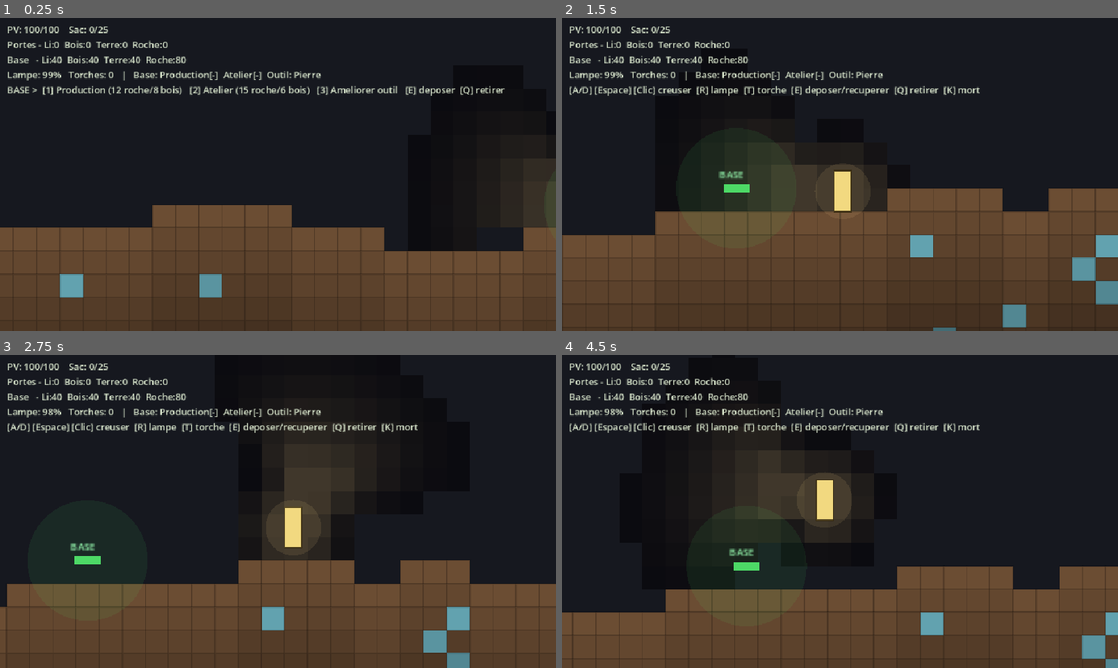
Above: before the commit, frames 1-4 (two rows, left to right).
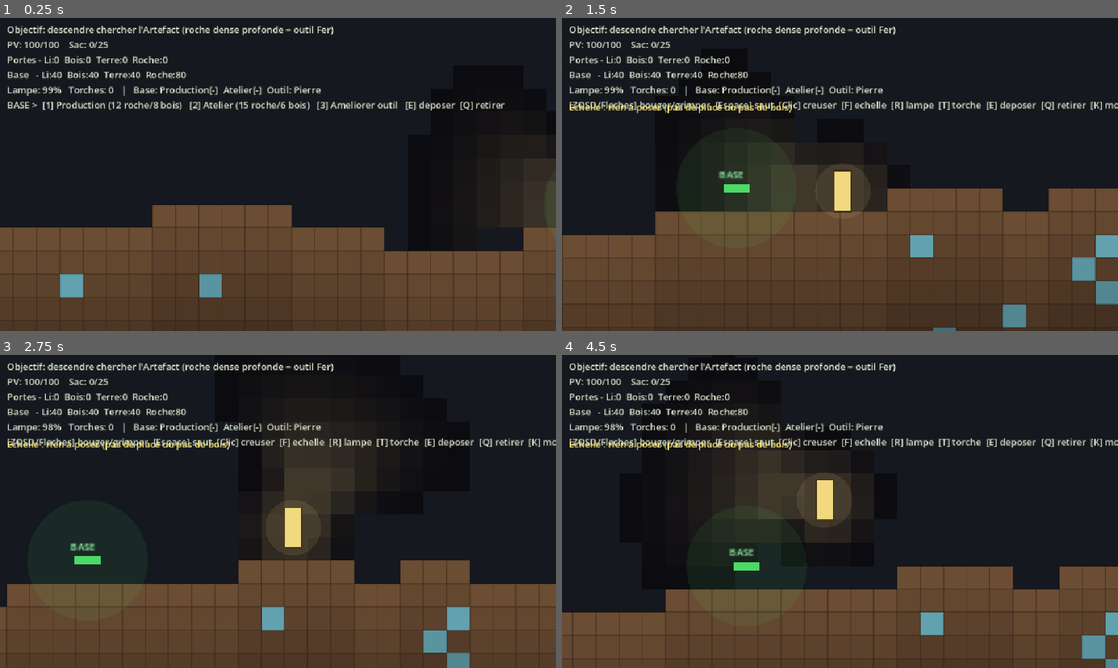
Above: after the commit, the same moments.

Repository: MrAuGIR/lesEnfouis
Game: Godot game, scene res://main.tscn
The game is run twice, just before and just after one commit, with the same random seed, the same clock (stepped at 60 frames per second) and the same inputs.
Inputs (mouse positions are in pixels of both pictures, inside the frame that each line leads up to):
- Up to frame 1 (0.25 s): no input
- Up to frame 2 (1.5 s): tap Enter at 0.5 s; move the mouse to (962, 158) at 0.52 s; hold D 0.53-1.28 s; tap F at 0.6 s; click (962, 158) at 0.67 s; tap Space at 0.77, 1.07 s; tap R at 0.8, 1.35 s; move the mouse to (728, 190) at 1.27 s; hold S from 1.28 s (still down)
- Up to frame 3 (2.75 s): tap Space at 1.52, 1.55, 1.82 s; move the mouse to (333, 442) at 2.02 s; release S at 2.03 s; hold D from 2.03 s (still down); hold Space from 2.03 s (still down); tap F at 2.3 s
- Up to frame 4 (4.5 s): move the mouse to (812, 574) at 2.77 s; release D at 2.78 s; release Space at 2.78 s; hold W 2.78-3.53 s; tap F at 2.85 s; click (812, 574) at 2.92 s; tap Space at 3.02, 3.32 s; tap R at 3.05, 3.6 s; move the mouse to (1006, 558) at 3.52 s; hold Space 3.53-4.28 s; hold A from 3.53 s (still down); move the mouse to (673, 464) at 4.27 s; tap T at 4.35 s

The runs differ from the first frame. In frame 1, 4.8% of the frame differs, in the area x 1-91%, y 2-30%; in frame 2, 5.1%; in frame 3, 5.1%; in frame 4, 5.2%, in the area x 1-100%, y 2-31%.

Commit message:
[proto] jalon 4 - echelle , deplacement, objectif

Diff:
--- a/prototype/scripts/Game.gd
+++ b/prototype/scripts/Game.gd
@@ -19,6 +19,8 @@
 const MOVE_SPEED := 98.0    # px/s
 const GRAVITY := 900.0
 const JUMP_SPEED := 300.0
+const CLIMB_SPEED := 85.0        # vitesse de montée/descente sur une échelle
+const LADDER_MAX := 10           # longueur max d'une pose d'échelle (tuiles, 1 bois/tuile)
 
 const DIG_TIME := 0.28      # s pour creuser 1 bloc de terre (le nerf du game feel)
 const ROCK_MULT := 2.5      # la roche est plus lente
@@ -61,6 +63,12 @@
 const TIER_NAMES := ["Pierre", "Fer", "Acier"]
 const UPGRADE_COST := [{}, {"rock": 15, "lithium": 8}, {"rock": 25, "lithium": 16}]
 
+# --- Objectif (Jalon 4) -----------------------------------------------------
+const HARD_MULT := 4.5            # creusage de la roche dense (très lent)
+const BAND_TOP := AIR_ROWS + 50   # profondeur de la barrière de roche dense
+const BAND_H := 4                 # épaisseur de la barrière (tuiles)
+const ARTEFACT_Y := AIR_ROWS + 60 # profondeur de l'artefact (sous la barrière)
+
 # Types de tuile
 const EMPTY := 0
 const DIRT := 1
@@ -68,6 +76,9 @@
 const WOOD := 3    # étais de bois (dans la terre) → torches + construction/craft
 const LITHIUM := 4 # minerai de lithium (dans la roche) → recharge la lampe frontale
 const WALL := 5    # béton d'un bunker abandonné (creusable, sans ressource : gravats)
+const HARDROCK := 6 # roche dense (barrière) : nécessite l'outil Fer (niveau >= 1)
+const ARTEFACT := 7 # objectif à rapporter à la base
+const LADDER := 8   # échelle (construite en bois) : on grimpe dessus
 
 # --- État -------------------------------------------------------------------
 var grid := PackedByteArray()
@@ -107,6 +118,10 @@
 var prod_timer := 0.0
 var dig_level := 0                # palier d'outil : 0 Pierre, 1 Fer, 2 Acier
 var dig_time := DIG_TIME          # temps de creusage courant (selon le palier)
+
+var has_artefact := false         # objectif transporté
+var cache_artefact := false       # l'artefact est tombé dans la cache (mort)
+var won := false                  # objectif accompli
 
 var flashes := []   # éclats de creusage : {cell:Vector2i, t:float}
 
@@ -165,6 +180,18 @@
 						t = LITHIUM
 			grid[y * GRID_W + x] = t
 	_place_structures()
+	_place_objective()
+
+func _place_objective() -> void:
+	# Barrière de roche dense (gate : outil Fer requis) + artefact dessous.
+	for x in GRID_W:
+		for y in range(BAND_TOP, BAND_TOP + BAND_H):
+			grid[y * GRID_W + x] = HARDROCK
+	var cx := int(GRID_W * 0.5)
+	for yy in range(ARTEFACT_Y - 1, ARTEFACT_Y + 2):
+		for xx in range(cx - 2, cx + 3):
+			grid[yy * GRID_W + xx] = EMPTY
+	grid[ARTEFACT_Y * GRID_W + cx] = ARTEFACT
 
 func _place_structures() -> void:
 	# Bunkers abandonnés : petites salles en béton contenant du bois (seule source).
@@ -208,7 +235,7 @@
 	hud.add_theme_color_override("font_color", Color(0.85, 0.9, 0.8))
 	layer.add_child(hud)
 	msg_label = Label.new()
-	msg_label.position = Vector2(12, 118)
+	msg_label.position = Vector2(12, 142)
 	msg_label.add_theme_color_override("font_color", Color(1.0, 0.92, 0.45))
 	layer.add_child(msg_label)
 	_update_hud()
@@ -225,10 +252,15 @@
 	if cache_active:
 		bagline += "     >> CACHE a recuperer <<"
 	var base_line := "Base: Production[%s]  Atelier[%s]  Outil: %s" % ["ON" if has_prod else "-", "ON" if has_workshop else "-", TIER_NAMES[dig_level]]
-	var hint := "[A/D] [Espace] [Clic] creuser  [R] lampe  [T] torche  [E] deposer/recuperer  [Q] retirer  [K] mort"
+	var obj := "Objectif: descendre chercher l'Artefact (roche dense profonde = outil Fer)"
+	if won:
+		obj = "*** GAGNE ! Artefact rapporte a la base ***"
+	elif has_artefact:
+		obj = ">> Artefact EN MAIN -- rentre le deposer a la base ! <<"
+	var hint := "[ZQSD/Fleches] bouger/grimper  [Espace] saut  [Clic] creuser  [F] echelle  [R] lampe  [T] torche  [E] deposer  [Q] retirer  [K] mort"
 	if _near_base():
 		hint = "BASE >  [1] Production (12 roche/8 bois)   [2] Atelier (15 roche/6 bois)   [3] Ameliorer outil   [E] deposer  [Q] retirer"
-	hud.text = "PV: %d/%d    %s\nPortes - Li:%d  Bois:%d  Terre:%d  Roche:%d\nBase   - Li:%d  Bois:%d  Terre:%d  Roche:%d\nLampe: %d%%   Torches: %d   |   %s\n%s" % [int(hp), int(MAX_HP), bagline, res_lithi …(157 unchanged characters)…
+	hud.text = "%s\nPV: %d/%d    %s\nPortes - Li:%d  Bois:%d  Terre:%d  Roche:%d\nBase   - Li:%d  Bois:%d  Terre:%d  Roche:%d\nLampe: %d%%   Torches: %d   |   %s\n%s" % [obj, int(hp), int(MAX_HP), bagline, res_lithi …(157 unchanged characters)…
 
 # --- Boucle -----------------------------------------------------------------
 func _physics_process(delta: float) -> void:
@@ -240,6 +272,7 @@
 	_update_aim()
 	_deplete_lamp(delta)
 	_produce(delta)
+	_check_artefact()
 	_handle_dig(delta)
 	_update_flashes(delta)
 	_update_hud()
@@ -273,6 +306,8 @@
 			_refuel()
 		elif event.keycode == KEY_T:
 			_place_torch()
+		elif event.keycode == KEY_F or event.physical_keycode == KEY_F:
+			_place_ladder()
 		elif event.keycode == KEY_E:
 			_interact()
 		elif event.keycode == KEY_Q:
@@ -300,6 +335,56 @@
 func _bag_total() -> int:
 	return res_dirt + res_rock + res_wood + res_lithium
 
+func _on_ladder() -> bool:
+	var x0 := int((pos.x - half.x + 2) / TILE)
+	var x1 := int((pos.x + half.x - 2) / TILE)
+	var y0 := int((pos.y - half.y) / TILE)
+	var y1 := int((pos.y + half.y) / TILE)
+	for cy in range(y0, y1 + 1):
+		for cx in range(x0, x1 + 1):
+			if _tile(cx, cy) == LADDER:
+				return true
+	return false
+
+func _place_ladder() -> void:
+	# Pose une échelle dans la colonne, des pieds vers le haut, en remplissant le
+	# vide jusqu'au premier bloc plein (1 bois par tuile). Idéal pour remonter un puits.
+	var cx := int(pos.x / TILE)
+	var ty := int((pos.y + half.y - 1) / TILE)
+	var placed := 0
+	while placed < LADDER_MAX and ty >= 0:
+		var t := _tile(cx, ty)
+		if t == EMPTY:
+			if res_wood <= 0:
+				break
+			grid[ty * GRID_W + cx] = LADDER
+			res_wood -= 1
+			placed += 1
+		elif t == LADDER:
+			pass   # traverse une échelle existante pour l'allonger plus haut
+		else:
+			break  # bloc plein → on s'arrête
+		ty -= 1
+	if placed > 0:
+		_flash_msg("Echelle posee : %d tuiles (-%d bois)" % [placed, placed])
+	else:
+		_flash_msg("Echelle : rien a poser (pas de place ou pas de bois)")
+	_update_hud()
+
+func _check_artefact() -> void:
+	if has_artefact:
+		return
+	var x0 := int((pos.x - half.x) / TILE)
+	var x1 := int((pos.x + half.x) / TILE)
+	var y0 := int((pos.y - half.y) / TILE)
+	var y1 := int((pos.y + half.y) / TILE)
+	for cy in range(y0, y1 + 1):
+		for cx in range(x0, x1 + 1):
+			if _tile(cx, cy) == ARTEFACT:
+				grid[cy * GRID_W + cx] = EMPTY
+				has_artefact = true
+				_flash_msg("Artefact recupere ! Rentre le deposer a la base.")
+
 func _damage(amount: float) -> void:
 	hp = maxf(0.0, hp - amount)
 	if hp <= 0.0:
@@ -308,14 +393,16 @@
 
 func _die() -> void:
 	# Largue le butin transporté dans une cache (Souls). Une cache précédente est perdue.
-	if _bag_total() > 0:
+	if _bag_total() > 0 or has_artefact:
 		cache_active = true
 		cache_pos = pos
 		cache = {"dirt": res_dirt, "rock": res_rock, "wood": res_wood, "lithium": res_lithium}
+		cache_artefact = has_artefact
 		res_dirt = 0
 		res_rock = 0
 		res_wood = 0
 		res_lithium = 0
+		has_artefact = false
 	# Réapparition à la base, PV pleins
 	pos = base_pos
 	vel = Vector2.ZERO
@@ -337,6 +424,10 @@
 	res_wood = 0
 	res_lithium = 0
 	hp = MAX_HP   # on se soigne à la base
+	if has_artefact:
+		has_artefact = false
+		won = true
+		_flash_msg("*** OBJECTIF ATTEINT ! Artefact rapporte a la base. Bravo ! ***")
 	_update_hud()
 
 func _withdraw() -> void:
@@ -366,6 +457,10 @@
 	res_rock += cache["rock"]
 	res_wood += cache["wood"]
 	res_lithium += cache["lithium"]
+	if cache_artefact:
+		has_artefact = true
+		cache_artefact = false
+		_flash_msg("Artefact recupere dans la cache !")
 	cache_active = false
 	_update_hud()
 
@@ -435,17 +530,28 @@
 # --- Déplacement + collision contre la grille -------------------------------
 func _move(delta: float) -> void:
 	var dir := 0.0
-	if Input.is_key_pressed(KEY_A) or Input.is_key_pressed(KEY_LEFT):
+	# Touches physiques → marche en ZQSD (AZERTY) ou WASD (QWERTY), + flèches
+	if Input.is_physical_key_pressed(KEY_A) or Input.is_key_pressed(KEY_LEFT):
 		dir -= 1.0
-	if Input.is_key_pressed(KEY_D) or Input.is_key_pressed(KEY_RIGHT):
+	if Input.is_physical_key_pressed(KEY_D) or Input.is_key_pressed(KEY_RIGHT):
 		dir += 1.0
 	vel.x = dir * MOVE_SPEED
 
-	if on_floor and (Input.is_key_pressed(KEY_SPACE) or Input.is_key_pressed(KEY_W) or Input.is_key_pressed(KEY_UP)):
-		vel.y = -JUMP_SPEED
-
-	vel.y += GRAVITY * delta
-	vel.y = clampf(vel.y, -JUMP_SPEED, 600.0)
+	var on_ladder := _on_ladder()
+	if on_ladder:
+		var climb := 0.0
+		if Input.is_physical_key_pressed(KEY_W) or Input.is_key_pressed(KEY_UP):
+			climb -= 1.0
+		if Input.is_physical_key_pressed(KEY_S) or Input.is_key_pressed(KEY_DOWN):
+			climb += 1.0
+		vel.y = climb * CLIMB_SPEED
+		if Input.is_physical_key_pressed(KEY_SPACE):
+			vel.y = -JUMP_SPEED   # sauter pour quitter l'échelle
+	else:
+		if on_floor and (Input.is_physical_key_pressed(KEY_W) or Input.is_physical_key_pressed(KEY_SPACE) or Input.is_key_pressed(KEY_UP)):
+			vel.y = -JUMP_SPEED
+		vel.y += GRAVITY * delta
+		vel.y = clampf(vel.y, -JUMP_SPEED, 600.0)
 
 	# Axe X
 	pos.x += vel.x * delta
@@ -506,12 +612,17 @@
 		dig_target = Vector2i(-1, -1)
 		dig_progress = 0.0
 		return
+	if _tile(tx, ty) == HARDROCK and dig_level < 1:
+		dig_target = Vector2i(-1, -1)
+		dig_progress = 0.0
+		_flash_msg("Roche dense : outil en Fer requis (atelier puis amelioration)")
+		return
 	var cell := Vector2i(tx, ty)
 	if cell != dig_target:
 		dig_target = cell
 		dig_progress = 0.0
 	dig_progress += delta
-	var need := dig_time * (ROCK_MULT if _is_hard(_tile(tx, ty)) else 1.0)
+	var need := dig_time * _dig_mult(_tile(tx, ty))
 	if dig_progress >= need:
 		_break_tile(tx, ty)
 		dig_target = Vector2i(-1, -1)
@@ -527,7 +638,7 @@
 	if _bag_total() >= BAG_CAP:
 		_update_hud()
 		return   # sac plein : la ressource est perdue
-	if t == ROCK:
+	if t == ROCK or t == HARDROCK:
 		res_rock += 1
 	elif t == WOOD:
 		res_wood += 1
@@ -555,14 +666,19 @@
 		return false       # ciel
 	if ty >= GRID_H:
 		return true        # sol du monde
-	return grid[ty * GRID_W + tx] != EMPTY
+	var t := grid[ty * GRID_W + tx]
+	return t != EMPTY and t != ARTEFACT and t != LADDER   # artefact/échelle se traversent
 
 func _is_diggable(tx: int, ty: int) -> bool:
 	var t := _tile(tx, ty)
-	return t == DIRT or t == ROCK or t == WOOD or t == LITHIUM or t == WALL
-
-func _is_hard(t: int) -> bool:
-	return t == ROCK or t == LITHIUM or t == WALL   # creusage plus lent
+	return t == DIRT or t == ROCK or t == WOOD or t == LITHIUM or t == WALL or t == HARDROCK
+
+func _dig_mult(t: int) -> float:
+	if t == HARDROCK:
+		return HARD_MULT
+	if t == ROCK or t == LITHIUM or t == WALL:
+		return ROCK_MULT
+	return 1.0
 
 func _in_reach(tx: int, ty: int) -> bool:
 	var center := Vector2(tx * TILE + TILE * 0.5, ty * TILE + TILE * 0.5)
@@ -643,6 +759,7 @@
 	var c_wood := Color(0.55, 0.38, 0.15)
 	var c_lith := Color(0.45, 0.74, 0.80)
 	var c_wall := Color(0.30, 0.34, 0.42)
+	var c_hard := Color(0.18, 0.20, 0.26)
 	var c_lamp := Color(1.0, 0.85, 0.55)
 	var ptx := int(pos.x / TILE)
 	var pty := int(pos.y / TILE)
@@ -667,6 +784,19 @@
 					if sky > 0.02:
 						draw_rect(rect, Color(0.5, 0.6, 0.7, sky * 0.10))
 				continue
+			if t == ARTEFACT:
+				var ba := _brightness(tx, ty)
+				draw_rect(rect, Color(1.0, 0.92, 0.35, 0.3 + 0.7 * ba))
+				draw_rect(rect, Color(1.0, 1.0, 0.6, ba), false, 1.0)
+				continue
+			if t == LADDER:
+				var bl := _brightness(tx, ty)
+				var lc := Color(0.78, 0.56, 0.30, 0.45 + 0.55 * bl)
+				draw_rect(Rect2(tx * TILE + 3, ty * TILE, 2, TILE), lc)
+				draw_rect(Rect2(tx * TILE + TILE - 5, ty * TILE, 2, TILE), lc)
+				draw_rect(Rect2(tx * TILE + 3, ty * TILE + 4, TILE - 8, 2), lc)
+				draw_rect(Rect2(tx * TILE + 3, ty * TILE + 10, TILE - 8, 2), lc)
+				continue
 			var b := _brightness(tx, ty)
 			var col := c_dirt
 			if t == ROCK:
@@ -677,6 +807,8 @@
 				col = c_lith
 			elif t == WALL:
 				col = c_wall
+			elif t == HARDROCK:
+				col = c_hard
 			draw_rect(rect, Color(col.r * b, col.g * b, col.b * b))
 			draw_rect(rect, Color(0, 0, 0, 0.15 * b), false, 1.0)
 	# Éclats de creusage (feedback de cassage)
@@ -685,7 +817,7 @@
 		draw_rect(Rect2(f.cell.x * TILE, f.cell.y * TILE, TILE, TILE), Color(1.0, 0.9, 0.6, a * 0.7))
 	# Cible de creusage + progression
 	if dig_target.x >= 0:
-		var need := dig_time * (ROCK_MULT if _is_hard(_tile(dig_target.x, dig_target.y)) else 1.0)
+		var need := dig_time * _dig_mult(_tile(dig_target.x, dig_target.y))
 		var p: float = clampf(dig_progress / need, 0.0, 1.0)
 		var rpos := Vector2(dig_target.x * TILE, dig_target.y * TILE)
 		draw_rect(Rect2(rpos, Vector2(TILE, TILE)), Color(1, 1, 1, 0.15 + 0.35 * p))
Not shown, changed: docs/01-boucle-mecaniques.md
Not shown, changed: prototype/README.md
